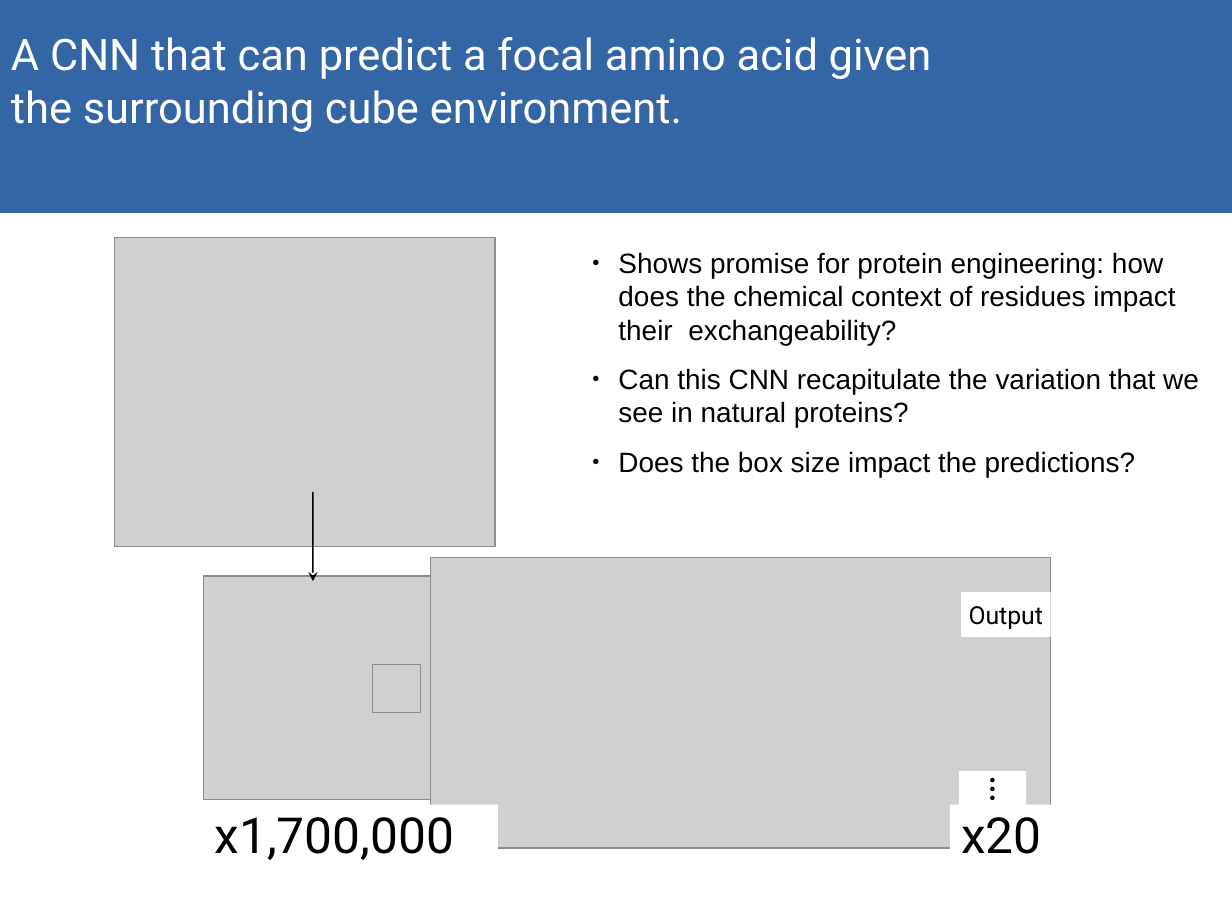
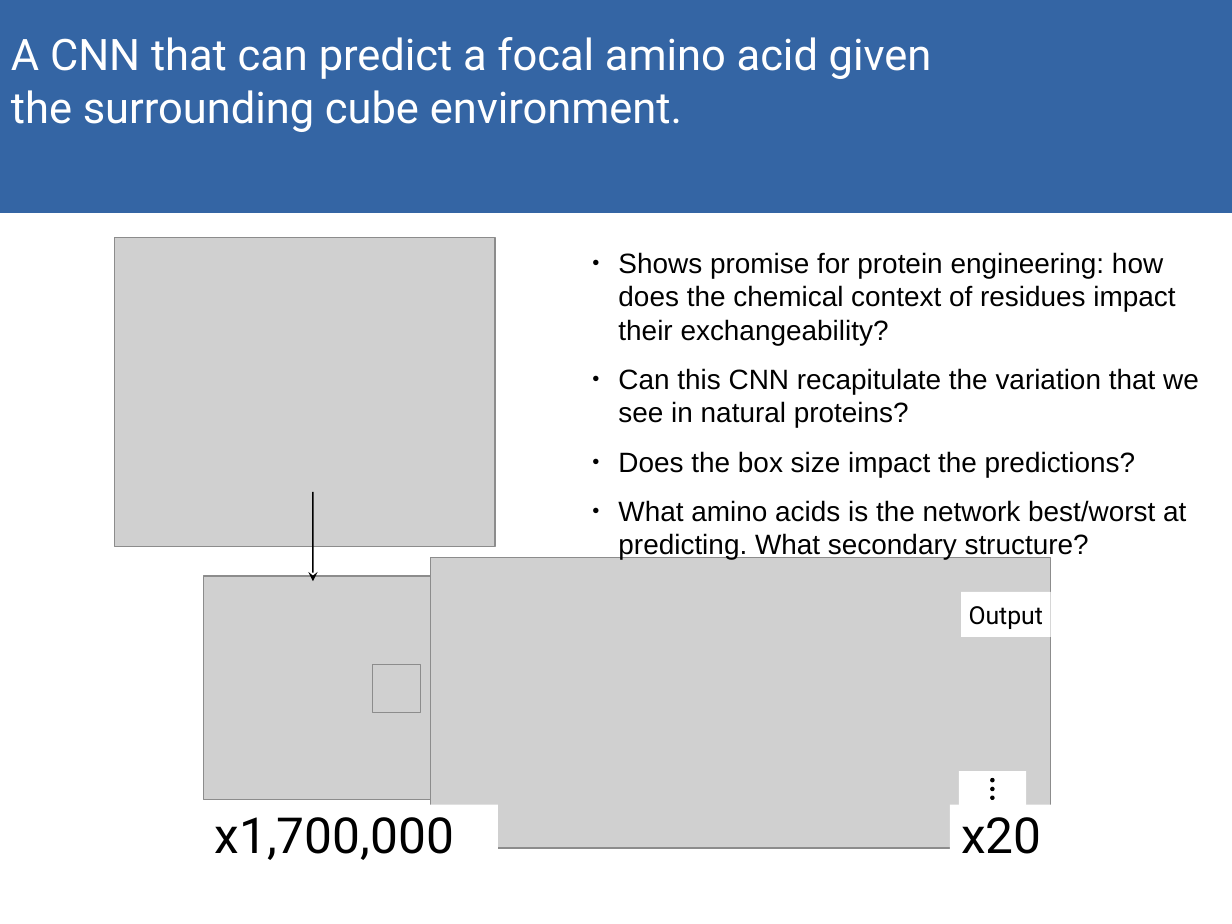
Before and after one commit to akulikova64/CNN_protein_landscape, a slide deck: slide 5 of present_7_2_21.odp. Drawn at 1232x924 pixels with LibreOffice and Linux fonts; fonts in the diff are those of the drawing; grey boxes stand for pictures. Boxes give left, top, right and bottom in pixels: in the first picture for what was removed or moved away, otherwise in the second. Text is boxed around its words. In the diff, an @@ line names an element or a change of style, - is before the commit and + after.

```diff
--- a/present_7_2_21.odp
+++ b/present_7_2_21.odp
@@ text at bbox=[618, 500, 1186, 560]: paragraph added @@
+● What amino acids is the network best/worst at predicting. What secondary structure?
```
Also in this commit, not shown: 5 other slides changed, 3 slides added, 12 other files.
